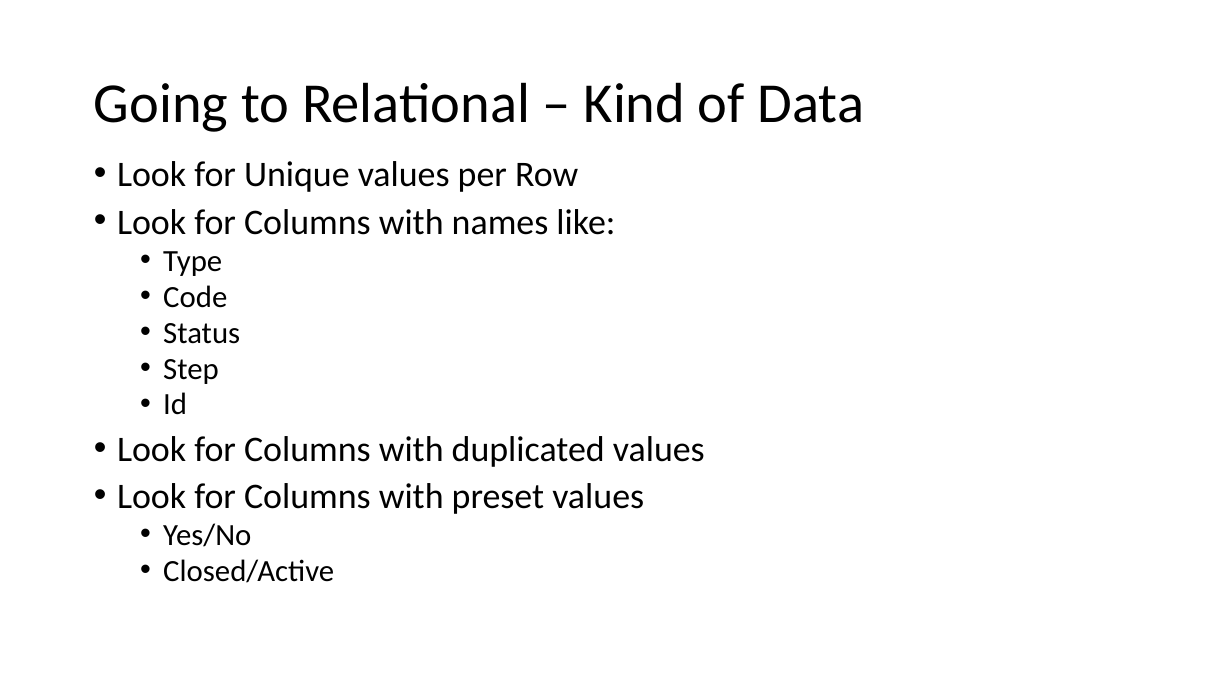
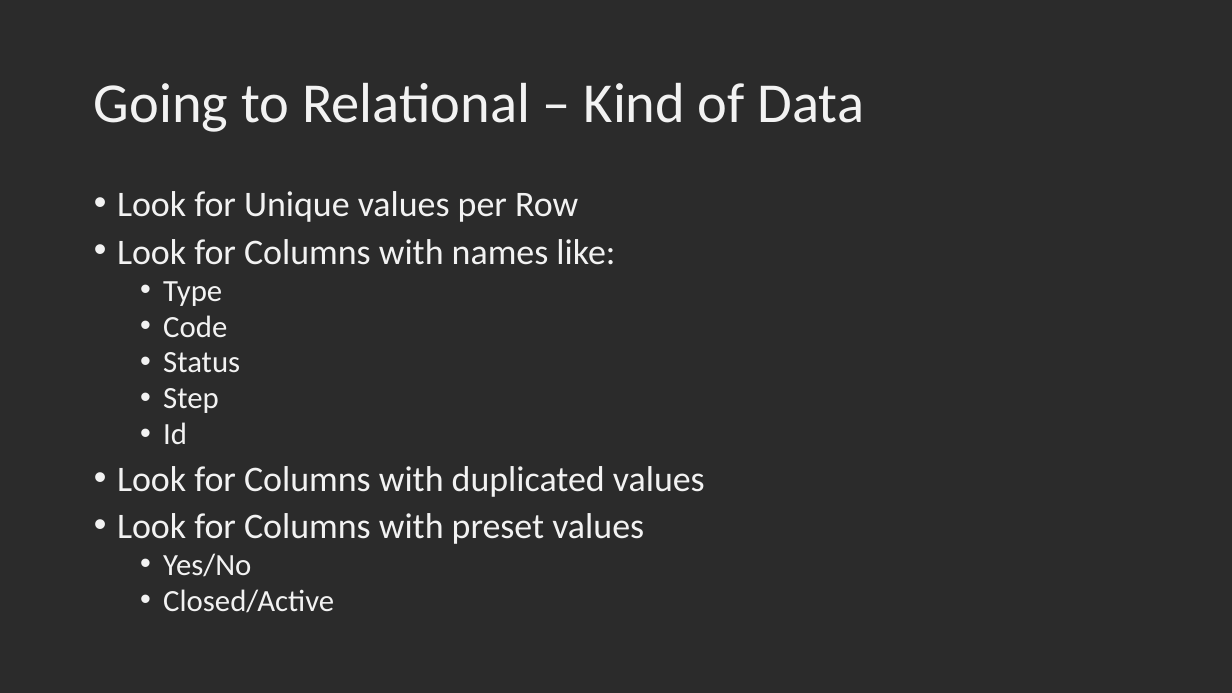
Before and after one commit to VDSFoundry/DbFundamentals, a slide deck: slide 12 of Db Design Fundamentals - Intro.pptx. Drawn at 1232x693 pixels with LibreOffice and Linux fonts; fonts in the diff are those of the drawing; background and template pictures are left out; a plain dark background stands for a picture behind light text. Boxes give left, top, right and bottom in pixels: in the first picture for what was removed or moved away, otherwise in the second. Text is boxed around its words. In the diff, an @@ line names an element or a change of style, - is before the commit and + after.

```diff
--- a/Db Design Fundamentals - Intro.pptx
+++ b/Db Design Fundamentals - Intro.pptx
@@ background #FFFFFF to picture (left out) @@
@@ title "Going to Relational – Kind ..." at [94,83,865,132]: text colour #000000 to #F2F2F2 @@
@@ text "Look for Unique values per ..." at [117,191,705,613]: text colour #000000 to #F2F2F2 @@
@@ text "Look for Unique values per ...": place and size @@
-text "Look for Unique values per ..." at [117,161,705,583]
+text "Look for Unique values per ..." at [117,191,705,613]
```
Also in this commit, not shown: 19 other slides changed, 1 slide added, 21 other files.
